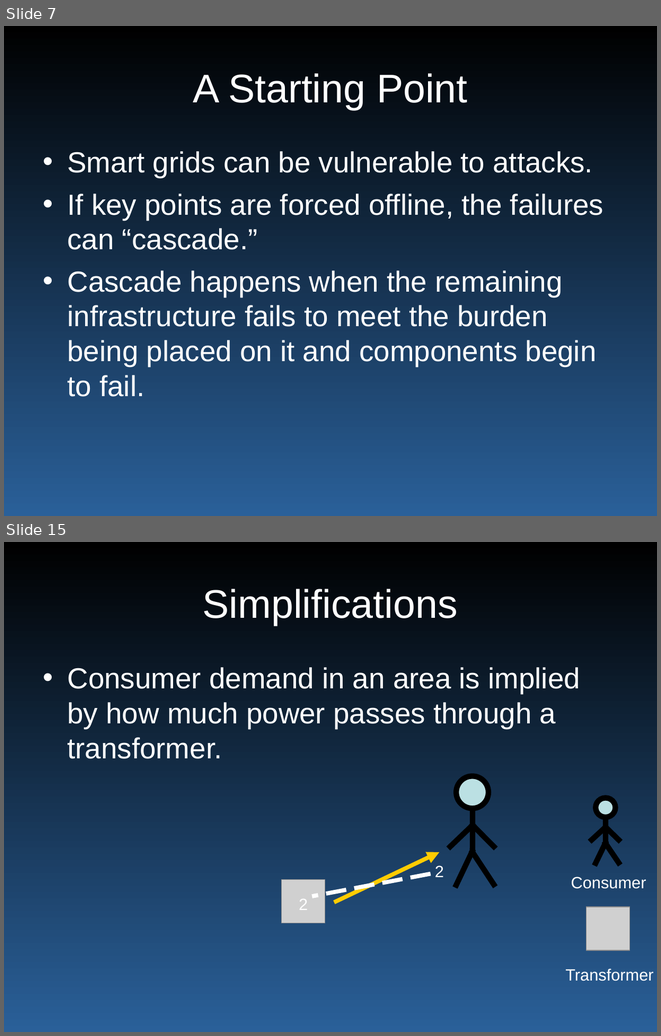
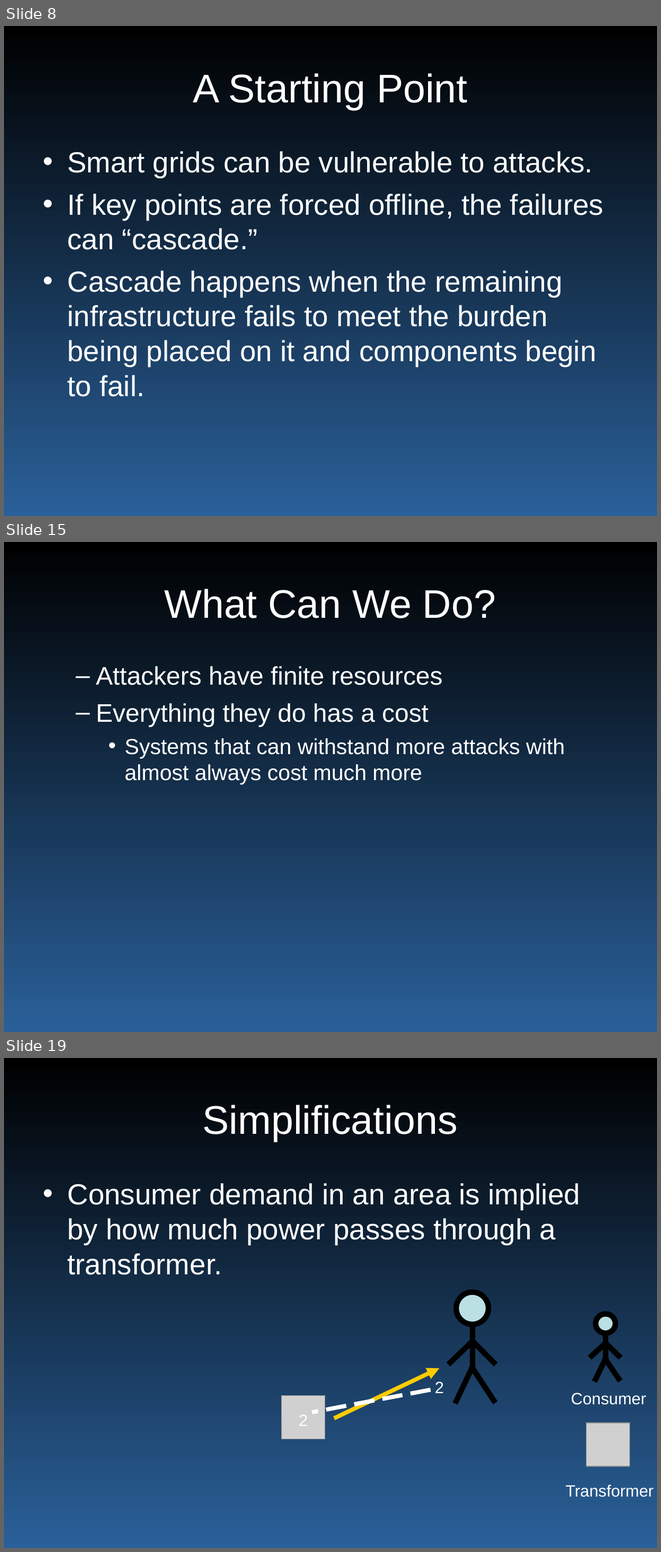
Before and after one commit to wyatt8740/CS460_Capstone, a slide deck: smartgrid_465.ppt. Shown one above the other, each under a label of ours: slides 7 and 15 before the commit, slides 8, 15 and 19 after it; the slides between them are not shown. The pictures are 661x1036 and 661x1552 pixels, drawn with LibreOffice and Linux fonts; fonts in the diff are those of the drawing; grey boxes stand for pictures. Boxes give left, top, right and bottom in pixels: in the first picture for what was removed or moved away, otherwise in the second. Text is boxed around its words. In the diff, an @@ line names an element or a change of style, - is before the commit and + after.

```diff
--- a/smartgrid_465.ppt
+++ b/smartgrid_465.ppt
@@ slide 15 added at [4,542,657,1032], background gradient #000000 to #2A6099 @@
@@ title added at [164,589,496,618], 44 pt, text #FFFFFF @@
+What Can We Do?
@@ text added at [96,666,565,784], 24 pt, text #FFFFFF @@
+  – Attackers have finite resources
+  – Everything they do has a cost
+    • Systems that can withstand more attacks with almost always cost much more
@@ what was slide 7 is now slide 8 @@
@@ what was slide 15 is now slide 19 @@
```
Also in this commit, not shown: 9 slides changed, 6 other slides added.
